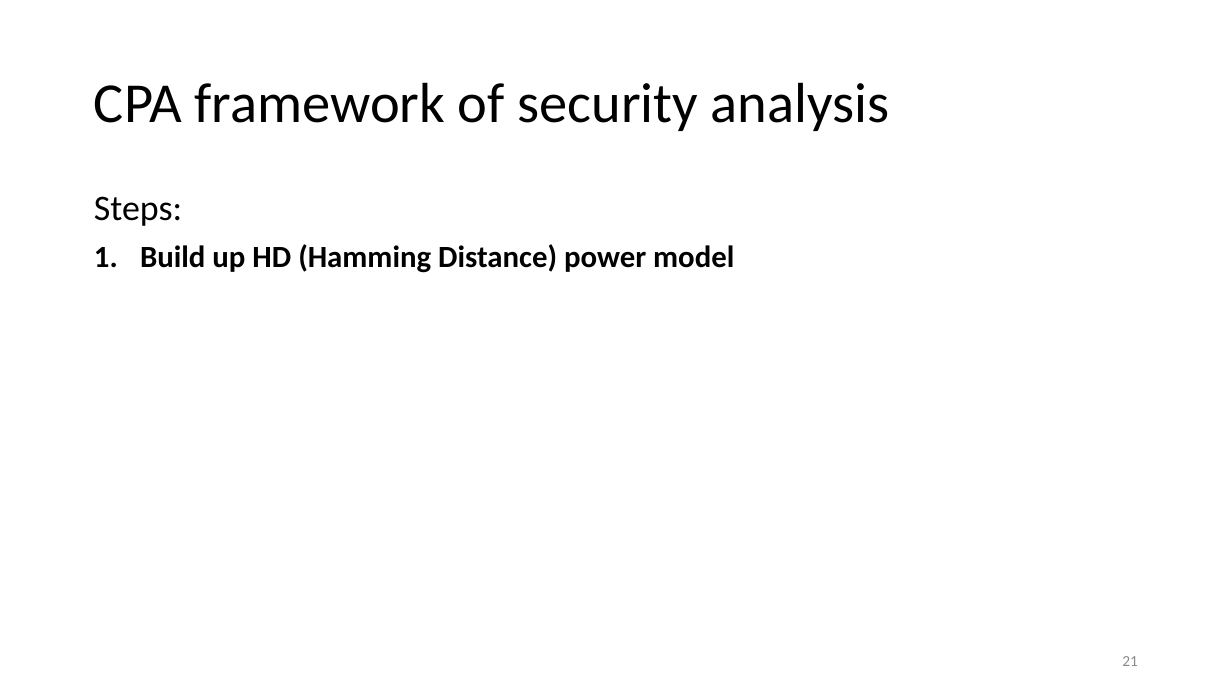
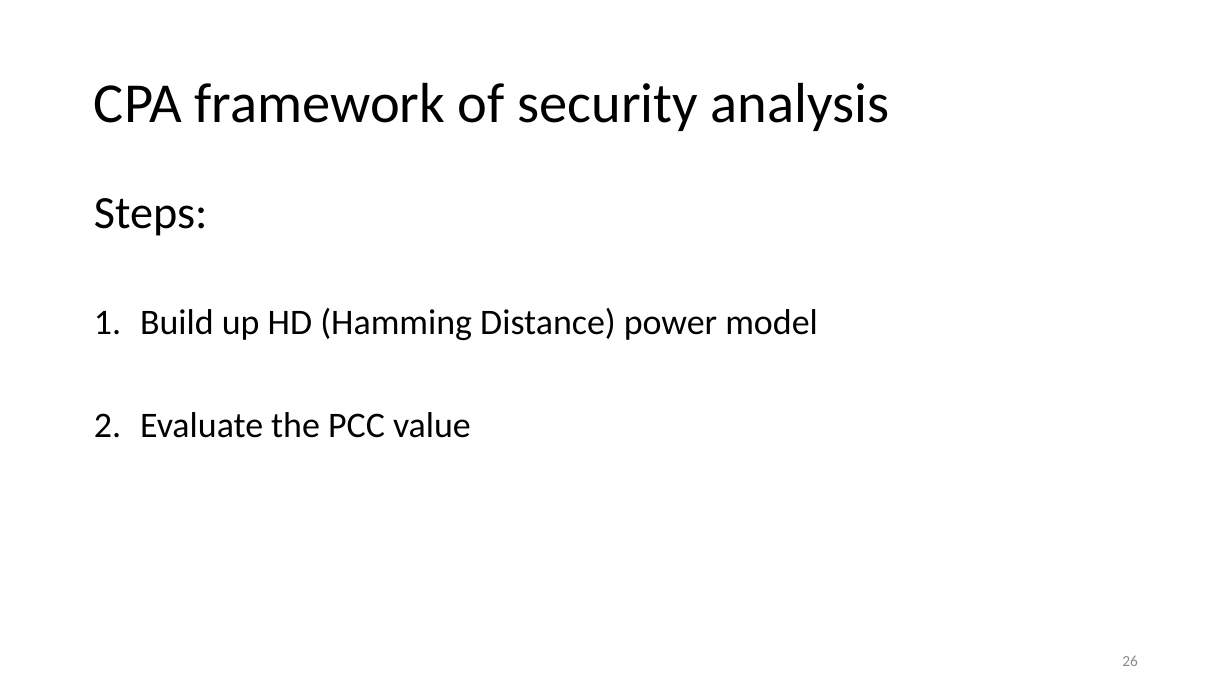
Before and after one commit to Pacific-Feng-Studuies/Studied-Papers, a slide deck: slide 27 of GM/X-Volt Joint Tuning of Driver Strengths and Supply Voltages/X-Volt Joint Tuning of Driver Strengths and Supply Voltages.pptx (slide 22 before the commit). Drawn at 1232x693 pixels with LibreOffice and Linux fonts; fonts in the diff are those of the drawing. Boxes give left, top, right and bottom in pixels: in the first picture for what was removed or moved away, otherwise in the second. Text is boxed around its words. In the diff, an @@ line names an element or a change of style, - is before the commit and + after.

```diff
--- a/GM/X-Volt Joint Tuning of Driver Strengths and Supply Voltages/X-Volt Joint Tuning of Driver Strengths and Supply Voltages.pptx
+++ b/GM/X-Volt Joint Tuning of Driver Strengths and Supply Voltages/X-Volt Joint Tuning of Driver Strengths and Supply Voltages.pptx
@@ text at (94, 198, 818, 340): size 28 to 36 pt in "Steps:"; size 24 to 28 pt, bold off in "Build up HD (Hamming Distance) power model" @@
@@ text at (140, 412, 471, 438): paragraph added @@
+2. Evaluate the PCC value
@@ page number at (1122, 655, 1138, 666): text changed @@
-21
+26
```
Also in this commit, not shown: 4 other slides changed, 33 slides added.
